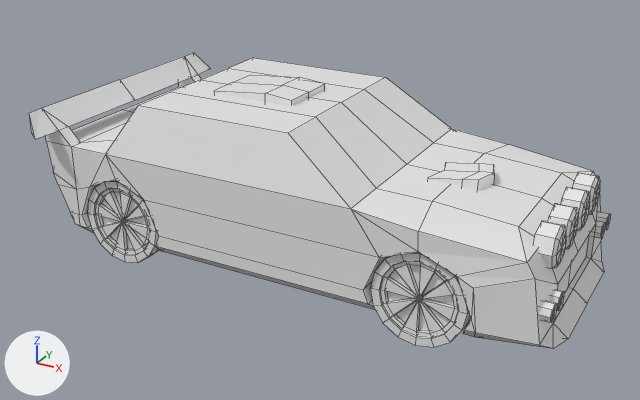
A saved change to the Blender file game/more_awesome_car/more_awesome_car.blend.
Camera for both pictures: a 50 mm lens placed at (4.03, -6.51, 3.05), pointed at (0.52, -0.12, -0.15). The lights are fixed; the arrows at lower left show +X, +Y and +Z. Mesh edges are drawn as thin lines.

The first picture shows 'car_body', 'wheel_front_right', 'wheel_rear_right'.
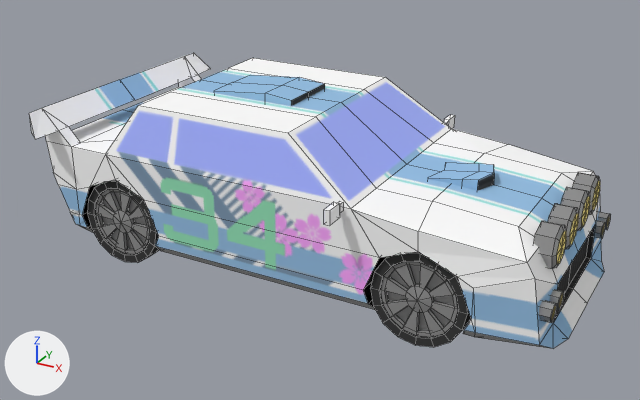
Pixel boxes (x1, y1, x2, y2) of what changed, in the pictures (640 x 400 px):
'car_body', reshaped, modifiers changed: (29, 53, 611, 349) in both
part 1 of me_cube_005, added: after (534, 221, 566, 269)
part 2 of me_cube_005, added: after (548, 204, 579, 249)
part 3 of me_cube_005, added: after (550, 290, 564, 311)
part 4 of me_cube_005, added: after (539, 300, 557, 323)
part 5 of me_cube_005, added: after (444, 114, 455, 128)
part 6 of me_cube_005, added: after (324, 201, 343, 225)
part 7 of me_cube_005, built on: after (29, 80, 587, 349)
part 8 of me_cube_005, recoloured: before (29, 53, 611, 349); after (120, 53, 611, 302)
part 9 of me_cylinder_011, cut back: (384, 265, 454, 333) in both
part 10 of me_cylinder_011, recoloured: (370, 252, 471, 347) in both
part 11 of me_cylinder_012, cut back: (98, 192, 148, 251) in both
part 12 of me_cylinder_012, recoloured: (87, 180, 159, 263) in both

Edits to the bpy script that builds the scene:
```text
Add mat_m_rallycar:
    mat_m_rallycar = bpy.data.materials.new('m_RallyCar')
    # uses the picture img_diffuse_png
    # uses the picture img_normal_png
    # uses the picture img_rmao_png
Change me_cube_005:
    remove me_cube_005.from_pydata(...)  # 297 vertices, 276 faces; spans x -1.8..2.92, y -0.09..1.31, z -0.6..0.82
    add me_cube_005.from_pydata(...)  # 589 vertices, 578 faces; spans x -1.8..2.92, y -1.31..1.31, z -0.6..0.82
    me_cube_005 part 1: the loose piece of 26 vertices spanning x 2.6..2.78, y 0.01..0.36, z -0.06..0.29 is copied, and the copy is moved by (0.0, -0.73, 0.0), in mat_m_rallycar; it spans x 2.6..2.78, y -0.72..-0.37, z -0.06..0.29
    me_cube_005 part 2: the loose piece of 26 vertices spanning x 2.6..2.78, y 0.01..0.36, z -0.06..0.29 is copied, and the copy is mirrored in y about the mesh origin, in mat_m_rallycar; it spans x 2.6..2.78, y -0.36..-0.01, z -0.06..0.29
    me_cube_005 part 3: the loose piece of 25 vertices spanning x 2.68..2.85, y 0.61..0.76, z -0.32..-0.17 is copied, and the copy is mirrored in y about the mesh origin, in mat_m_rallycar; it spans x 2.68..2.85, y -0.76..-0.61, z -0.32..-0.17
    me_cube_005 part 4: the loose piece of 25 vertices spanning x 2.68..2.85, y 0.8..0.95, z -0.32..-0.17 is copied, and the copy is mirrored in y about the mesh origin, in mat_m_rallycar; it spans x 2.68..2.85, y -0.95..-0.8, z -0.32..-0.17
    me_cube_005 part 5: a new loose piece of 16 vertices spanning x 1.18..1.24, y 1.04..1.28, z 0.24..0.36, in mat_m_rallycar
    me_cube_005 part 6: a new loose piece of 16 vertices spanning x 1.18..1.24, y -1.28..-1.04, z 0.24..0.36, in mat_m_rallycar
    me_cube_005 part 7: 16 vertices moved from x -1.12..-0.93, y -0.09..0.61, z -0.46..-0.27 to x -1.12..-0.93, y 0.18..0.71, z -0.46..-0.27; 92 vertices added at x -1.8..2.92, y -1.31..-0.19, z -0.6..0.82
    me_cube_005 part 8: 276 faces spanning x -1.8..2.92, y 0.0..1.31, z -0.6..0.82 switch from no material to mat_m_rallycar
Change me_cylinder_011:
    used by ob_wheel_front_right; parent = ob_car_body; location = (1.855, -0.644, -0.354); rotation_euler = (0.0, 0.0, 3.142), in degrees (0, 0, 180); scale = (1.5, 1.5, 1.5)
    remove me_cylinder_011.from_pydata(...)  # 146 vertices, 160 faces; spans x -0.266..0.266, y 0.02..0.247, z -0.266..0.266
    add me_cylinder_011.from_pydata(...)  # 146 vertices, 152 faces; spans x -0.266..0.266, y 0.02..0.25, z -0.266..0.266
    me_cylinder_011 part 9
    1 vertex is removed from x 0.0, y 0.234, z 0.0
    16 faces are deleted
    32 vertices move from x -0.015..0.015, y 0.209..0.234, z -0.015..0.015 to x -0.074..0.074, y 0.209..0.234, z -0.074..0.074
    1 vertex is added at (0.0, 0.25, 0.0)
    8 new faces join them
    me_cylinder_011 part 10: 144 faces spanning x -0.266..0.266, y 0.02..0.247, z -0.266..0.266 switch from no material to mat_m_rallycar
Change me_cylinder_012:
    used by ob_wheel_rear_right; parent = ob_car_body; location = (-1.036, -0.644, -0.354); rotation_euler = (0.0, 0.0, 3.142), in degrees (0, 0, 180); scale = (1.5, 1.5, 1.5)
    remove me_cylinder_012.from_pydata(...)  # 146 vertices, 160 faces; spans x -0.266..0.266, y 0.02..0.247, z -0.266..0.266
    add me_cylinder_012.from_pydata(...)  # 146 vertices, 152 faces; spans x -0.266..0.266, y 0.02..0.25, z -0.266..0.266
    me_cylinder_012 part 11
    1 vertex is removed from x 0.0, y 0.234, z 0.0
    16 faces are deleted
    32 vertices move from x -0.015..0.015, y 0.209..0.234, z -0.015..0.015 to x -0.074..0.074, y 0.209..0.234, z -0.074..0.074
    1 vertex is added at (0.0, 0.25, 0.0)
    8 new faces join them
    me_cylinder_012 part 12: 144 faces spanning x -0.266..0.266, y 0.02..0.247, z -0.266..0.266 switch from no material to mat_m_rallycar
Change ob_car_body:
    remove _m = ob_car_body.modifiers.new('Mirror', 'MIRROR')
    remove _m.use_axis = (False, True, False)
```
